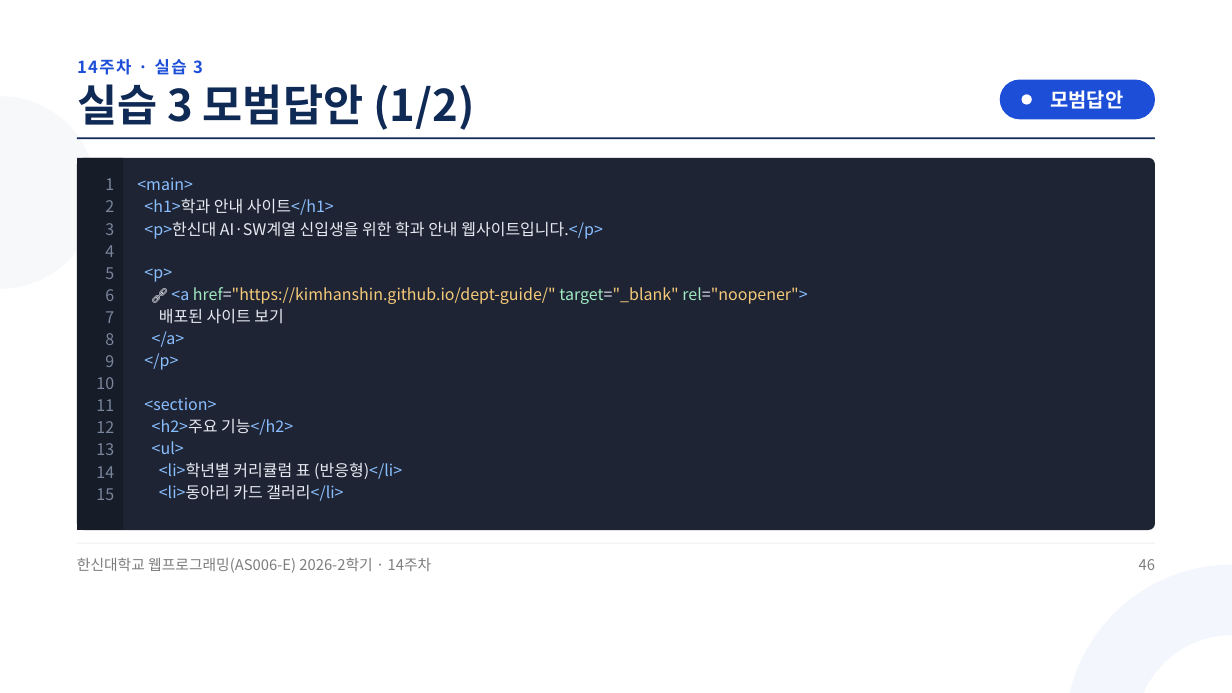
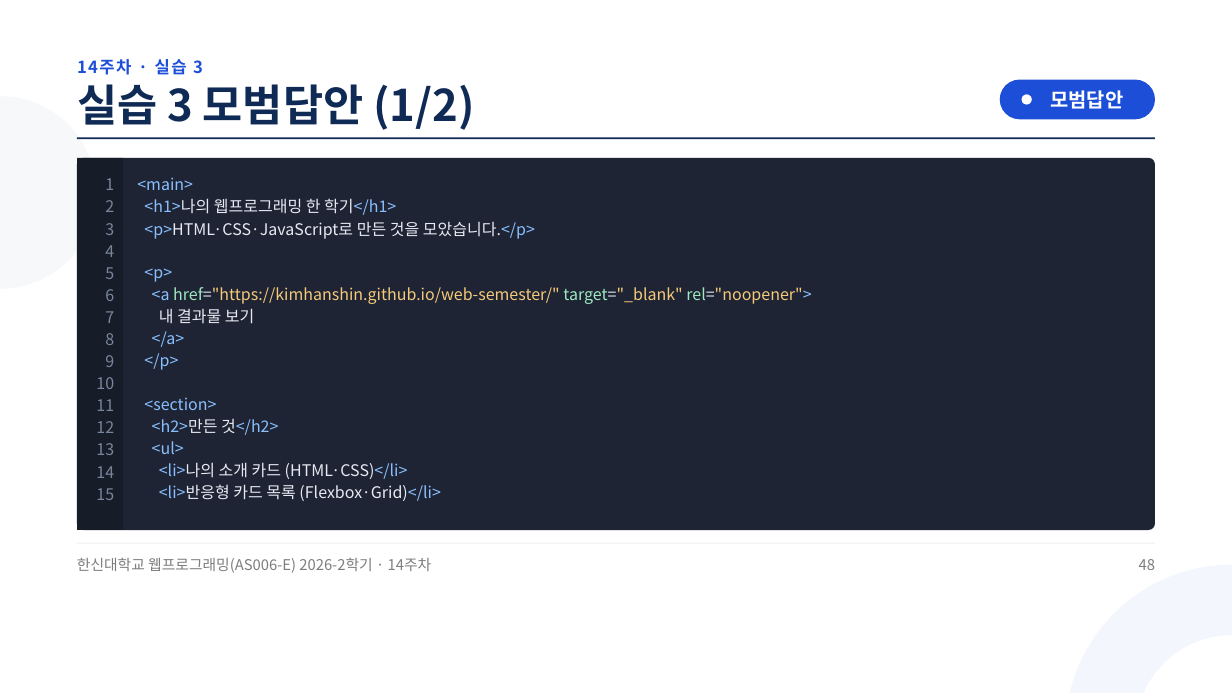
Before and after one commit to jungaistar/materials, a slide deck: slide 48 of hs-web/W14_종합_정리_및_과제_평가.pptx (slide 46 before the commit). Drawn at 1232x693 pixels with LibreOffice and Linux fonts; fonts in the diff are those of the drawing. Boxes give left, top, right and bottom in pixels: in the first picture for what was removed or moved away, otherwise in the second. Text is boxed around its words. In the diff, an @@ line names an element or a change of style, - is before the commit and + after.

```diff
--- a/hs-web/W14_종합_정리_및_과제_평가.pptx
+++ b/hs-web/W14_종합_정리_및_과제_평가.pptx
@@ text at <box>144,198,535,239</box>: text changed @@
-<h1>학과 안내 사이트</h1>
-<p>한신대 AI·SW계열 신입생을 위한 학과 안내 웹사이트입니다.</p>
+<h1>나의 웹프로그래밍 한 학기</h1>
+<p>HTML·CSS·JavaScript로 만든 것을 모았습니다.</p>
@@ text at <box>152,287,811,324</box>: text changed @@
-🔗 <a href="https://kimhanshin.github.io/dept-guide/" target="_blank" rel="noopener">
-배포된 사이트 보기
+<a href="https://kimhanshin.github.io/web-semester/" target="_blank" rel="noopener">
+내 결과물 보기
@@ text at <box>152,418,278,435</box>: text changed @@
-<h2>주요 기능</h2>
+<h2>만든 것</h2>
@@ text at <box>159,462,440,501</box>: text changed @@
-<li>학년별 커리큘럼 표 (반응형)</li>
-<li>동아리 카드 갤러리</li>
+<li>나의 소개 카드 (HTML·CSS)</li>
+<li>반응형 카드 목록 (Flexbox·Grid)</li>
@@ text at <box>1139,559,1155,570</box>: text changed @@
-46
+48
```
Also in this commit, not shown: 42 other slides changed, 4 slides added, 2 slides removed.
